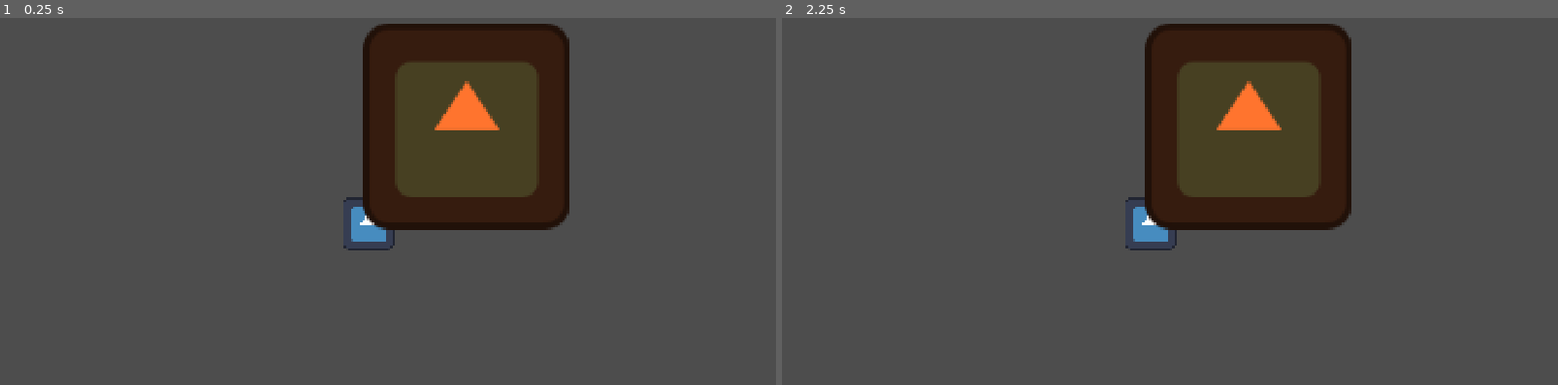
Above: before the commit, frames 1-2 (left to right).
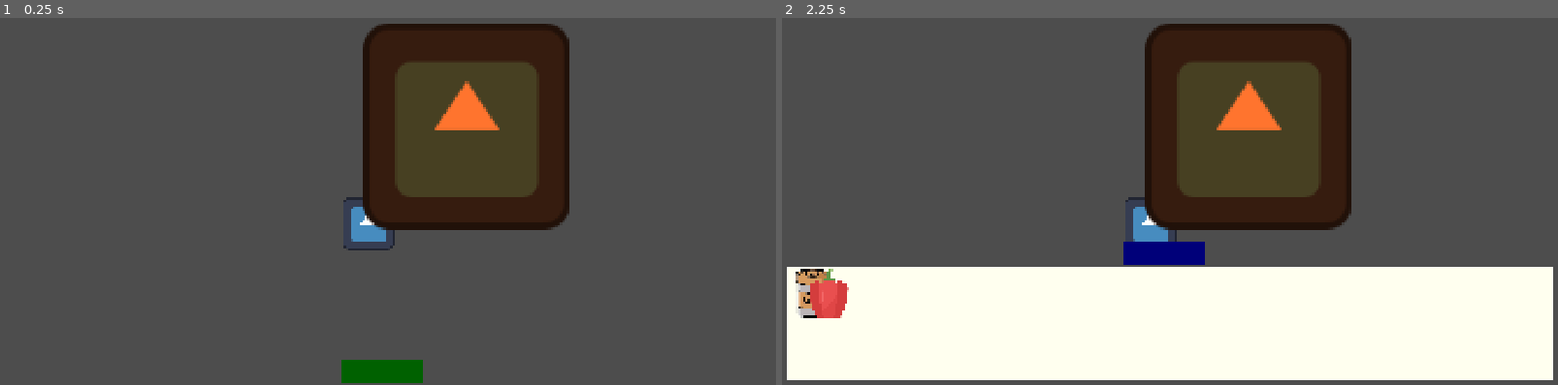
Above: after the commit, the same moments.

Repository: Zheltog/ghosty-gang
Game: Godot game, scene res://Scenes/Test/Dron/point_and_click_test.tscn
Same seed, same stepped clock (60 frames per second), same inputs: the game is played once before the commit and once after it. The project has no main scene, so this scene is started directly. The engine's default icon, where the game draws it, is replaced by a stand-in: a white triangle on a blue panel in a dark square.
Inputs (mouse positions are in pixels of both pictures, inside the frame that each line leads up to):
- Up to frame 1 (0.25 s): no input
- Up to frame 2 (2.25 s): click (1162, 370) at 0.52 s; click (1162, 252) at 1.27 s; click (1162, 370) at 2.02 s

The runs differ from the first frame. In frame 1, 0.7% of the frame differs, in the area x 44-55%, y 93-100%; in frame 2, 31%, in the area x 0-100%, y 60-99%.

Commit message:
inventory init

Diff:
--- /dev/null
+++ b/Assets/Test/InventoryHideButton.tres
@@ -0,0 +1,9 @@
+[gd_resource type="GradientTexture2D" format=3 uid="uid://bm04rhvd732q0"]
+
+[sub_resource type="Gradient" id="Gradient_280bj"]
+colors = PackedColorArray(0, 0, 0.4745098, 1, 0, 0, 0.4745098, 1)
+
+[resource]
+gradient = SubResource("Gradient_280bj")
+width = 200
+height = 60
--- /dev/null
+++ b/Assets/Test/InventoryShowButton.tres
@@ -0,0 +1,9 @@
+[gd_resource type="GradientTexture2D" format=3 uid="uid://b5qfv1jbyhoob"]
+
+[sub_resource type="Gradient" id="Gradient_4l3tf"]
+colors = PackedColorArray(0, 0.38039216, 0, 1, 0, 0.38039216, 0, 1)
+
+[resource]
+gradient = SubResource("Gradient_4l3tf")
+width = 200
+height = 60
--- /dev/null
+++ b/Files/_ObjectDescription/inventory_item.json
@@ -0,0 +1,8 @@
+{
+	"salt" : {
+		"equip_time" : 4.0
+	},
+	"pepper" : {
+		"equip_time" : 1.0
+	}
+}
--- /dev/null
+++ b/Scenes/PointAndClick/InventoryUI/Inventory.tscn
@@ -0,0 +1,94 @@
+[gd_scene format=3 uid="uid://17fxcbcv4a1n"]
+
+[ext_resource type="Script" uid="uid://bqfqdh5pakvhn" path="res://Scripts/UI/PointAndClickScenes/InventoryItemsHolder.gd" id="1_4l3tf"]
+[ext_resource type="PackedScene" uid="uid://k5wkjjopjdi" path="res://Scenes/PointAndClick/InventoryUI/InventoryItemUI.tscn" id="2_2m0xb"]
+[ext_resource type="Texture2D" uid="uid://b5qfv1jbyhoob" path="res://Assets/Test/InventoryShowButton.tres" id="3_2m0xb"]
+[ext_resource type="Texture2D" uid="uid://bm04rhvd732q0" path="res://Assets/Test/InventoryHideButton.tres" id="3_t5a8b"]
+
+[sub_resource type="Gradient" id="Gradient_t5a8b"]
+colors = PackedColorArray(1, 1, 0.9372549, 1, 1, 1, 0.9372549, 1)
+
+[sub_resource type="GradientTexture2D" id="GradientTexture2D_t5a8b"]
+gradient = SubResource("Gradient_t5a8b")
+width = 1900
+height = 280
+
+[node name="Inventory" type="Control" unique_id=1617643402]
+layout_mode = 3
+anchors_preset = 2
+anchor_top = 1.0
+anchor_bottom = 1.0
+grow_vertical = 0
+size_flags_horizontal = 4
+mouse_filter = 2
+
+[node name="InventoryHolder" type="Control" parent="." unique_id=334039717]
+layout_mode = 1
+anchors_preset = 2
+anchor_top = 1.0
+anchor_bottom = 1.0
+offset_right = 40.0
+offset_bottom = 40.0
+grow_vertical = 0
+mouse_filter = 2
+script = ExtResource("1_4l3tf")
+bring_up_diff = 295.0
+
+[node name="InventoryBackground" type="TextureRect" parent="InventoryHolder" unique_id=452587128]
+layout_mode = 0
+offset_left = 9.0
+offset_top = -291.0
+offset_right = 1909.0
+offset_bottom = -11.0
+texture = SubResource("GradientTexture2D_t5a8b")
+
+[node name="GridContainer" type="GridContainer" parent="InventoryHolder" unique_id=126769815]
+layout_mode = 1
+anchors_preset = 2
+anchor_top = 1.0
+anchor_bottom = 1.0
+offset_left = 14.0
+offset_top = -328.0
+offset_right = 1895.0
+offset_bottom = -56.0
+grow_vertical = 0
+theme_override_constants/h_separation = 40
+theme_override_constants/v_separation = 150
+columns = 12
+
+[node name="InventoryItemUI" parent="InventoryHolder/GridContainer" unique_id=443293946 instance=ExtResource("2_2m0xb")]
+layout_mode = 2
+
+[node name="InventoryItemUI2" parent="InventoryHolder/GridContainer" unique_id=1871315186 instance=ExtResource("2_2m0xb")]
+layout_mode = 2
+inventory_item_id = 1
+
+[node name="HideButton" type="TextureButton" parent="InventoryHolder" unique_id=647732782]
+layout_mode = 1
+anchors_preset = 7
+anchor_left = 0.5
+anchor_top = 1.0
+anchor_right = 0.5
+anchor_bottom = 1.0
+offset_left = 824.0
+offset_top = -399.0
+offset_right = 1024.0
+offset_bottom = -339.0
+grow_horizontal = 2
+grow_vertical = 0
+texture_normal = ExtResource("3_t5a8b")
+
+[node name="ShowButton" type="TextureButton" parent="InventoryHolder" unique_id=519884309]
+layout_mode = 1
+anchors_preset = 7
+anchor_left = 0.5
+anchor_top = 1.0
+anchor_right = 0.5
+anchor_bottom = 1.0
+offset_left = 824.0
+offset_top = -399.0
+offset_right = 1024.0
+offset_bottom = -339.0
+grow_horizontal = 2
+grow_vertical = 0
+texture_normal = ExtResource("3_2m0xb")
--- /dev/null
+++ b/Scenes/PointAndClick/InventoryUI/InventoryItemUI.tscn
@@ -0,0 +1,26 @@
+[gd_scene format=3 uid="uid://k5wkjjopjdi"]
+
+[ext_resource type="Script" uid="uid://bsvnbkxhpb7ho" path="res://Scripts/UI/PointAndClickScenes/InventoryItemUI.gd" id="2_pnx0w"]
+[ext_resource type="Texture2D" uid="uid://d0nohrlp5ulye" path="res://Assets/Sprites/InvenotyItems/salt.png" id="2_xnp35"]
+
+[node name="InventoryItemUI" type="Control" unique_id=443293946]
+layout_mode = 3
+anchors_preset = 15
+anchor_right = 1.0
+anchor_bottom = 1.0
+grow_horizontal = 2
+grow_vertical = 2
+script = ExtResource("2_pnx0w")
+
+[node name="Sprite" type="TextureRect" parent="." unique_id=699453235]
+layout_mode = 0
+scale = Vector2(0.35, 0.35)
+texture = ExtResource("2_xnp35")
+
+[node name="ProgressBar" type="ProgressBar" parent="." unique_id=305336394]
+layout_mode = 0
+offset_left = 14.0
+offset_top = -25.0
+offset_right = 114.0
+offset_bottom = -5.0
+show_percentage = false
--- a/Scenes/Test/Dron/point_and_click_test.tscn
+++ b/Scenes/Test/Dron/point_and_click_test.tscn
@@ -2,6 +2,7 @@
 
 [ext_resource type="Script" uid="uid://bytkgf4aqq3ro" path="res://Scripts/UI/PointAndClickScenes/SceneObjectsManager.gd" id="1_77u46"]
 [ext_resource type="PackedScene" uid="uid://dvnnea2fw2ndt" path="res://Scenes/PointAndClick/SceneItemUI.tscn" id="2_vdgpi"]
+[ext_resource type="PackedScene" uid="uid://17fxcbcv4a1n" path="res://Scenes/PointAndClick/InventoryUI/Inventory.tscn" id="3_ncwta"]
 
 [node name="PointAndClickTest" type="Node2D" unique_id=1554175718]
 
@@ -26,4 +27,8 @@
 [node name="CollisionPolygon2D" parent="SceneObjectManager/SceneItemUi2/Area2D" parent_id_path=PackedInt32Array(1302362898, 1221597601) index="0" unique_id=159129361]
 scale = Vector2(4, 4)
 
+[node name="Inventory" parent="." unique_id=1617643402 instance=ExtResource("3_ncwta")]
+offset_right = 1920.0
+offset_bottom = 1080.0
+
 [editable path="SceneObjectManager/SceneItemUi2"]
--- /dev/null
+++ b/Scripts/Objects/InventoryItems/Gen/InventoryItemPepper.gd
@@ -0,0 +1,8 @@
+class_name InventoryItemPepper
+extends InventoryItemBase
+
+func _init() -> void:
+	item = InventoryItemGenerator.INVENTORY_ITEM.PEPPER
+	equip_time = 1.0
+
+# SKIP GENERATION
--- a/Scripts/Objects/InventoryItems/Gen/InventoryItemSalt.gd
+++ b/Scripts/Objects/InventoryItems/Gen/InventoryItemSalt.gd
@@ -1,2 +1,8 @@
 class_name InventoryItemSalt
 extends InventoryItemBase
+
+func _init() -> void:
+	item = InventoryItemGenerator.INVENTORY_ITEM.SALT
+	equip_time = 4.0
+
+# SKIP GENERATION
--- /dev/null
+++ b/Scripts/Objects/InventoryItems/GenerateInventoryItems.gd
@@ -0,0 +1,171 @@
+@tool
+class_name GenerateInventoryItems
+extends EditorScript
+
+const JSON_PATH := "res://Files/_ObjectDescription/inventory_item.json"
+const GEN_DIR := "res://Scripts/Objects/InventoryItems/Gen"
+const GENERATOR_PATH := "res://Scripts/Objects/InventoryItems/InventoryItemGenerator.gd"
+const UI_GENERATOR_PATH := "res://Scripts/Objects/InventoryItems/InventoryItemUIGenerator.gd"
+const INVENTORY_ITEM_UI_UID := "uid://k5wkjjopjdi"
+const SKIP_MARKER := "# SKIP GENERATION"
+
+func _run() -> void:
+	var items := _load_inventory_items()
+	if items.is_empty():
+		printerr("GenerateInventoryItems: no inventory items loaded from ", JSON_PATH)
+		return
+
+	var abs_gen_dir := ProjectSettings.globalize_path(GEN_DIR)
+	DirAccess.make_dir_recursive_absolute(abs_gen_dir)
+
+	var ids: PackedStringArray = []
+	for id in items:
+		var item_id := str(id)
+		var data: Variant = items[id]
+		if typeof(data) != TYPE_DICTIONARY:
+			printerr("GenerateInventoryItems: skipping '", item_id, "' - expected a Dictionary")
+			continue
+		ids.append(item_id)
+		_write_item_script(item_id, data)
+
+	if ids.is_empty():
+		printerr("GenerateInventoryItems: no valid inventory items to generate")
+		return
+
+	_write_generator_script(ids)
+	_write_ui_generator_script()
+	EditorInterface.get_resource_filesystem().scan()
+	print("GenerateInventoryItems: generated ", ids.size(), " inventory item script(s)")
+
+
+func _load_inventory_items() -> Dictionary:
+	var file := FileAccess.open(JSON_PATH, FileAccess.READ)
+	if file == null:
+		printerr("GenerateInventoryItems: could not open ", JSON_PATH, " (", FileAccess.get_open_error(), ")")
+		return {}
+	var json := JSON.new()
+	var parse_result := json.parse(file.get_as_text())
+	if parse_result != OK:
+		printerr("GenerateInventoryItems: JSON parse error: ", json.get_error_message(), " at line ", json.get_error_line())
+		return {}
+	var data: Variant = json.get_data()
+	if typeof(data) != TYPE_DICTIONARY:
+		printerr("GenerateInventoryItems: root of ", JSON_PATH, " must be a Dictionary")
+		return {}
+	return data
+
+
+func _write_item_script(item_id: String, data: Dictionary) -> void:
+	var class_name_str := "InventoryItem" + _to_pascal_case(item_id)
+	var path := GEN_DIR.path_join(class_name_str + ".gd")
+	var lines: PackedStringArray = [
+		"class_name %s" % class_name_str,
+		"extends InventoryItemBase",
+		"",
+		"func _init() -> void:",
+	]
+	lines.append_array(_init_assignments(item_id, data))
+	_write_generated(path, "\n".join(lines) + "\n")
+
+
+func _init_assignments(item_id: String, data: Dictionary) -> PackedStringArray:
+	var lines: PackedStringArray = [
+		"\titem = InventoryItemGenerator.INVENTORY_ITEM.%s" % _to_enum_name(item_id),
+	]
+	if data.has("equip_time"):
+		lines.append("\tequip_time = %s" % _gdscript_literal(data["equip_time"]))
+	return lines
+
+
+func _write_generator_script(ids: PackedStringArray) -> void:
+	var enum_lines: PackedStringArray = []
+	var match_lines: PackedStringArray = []
+	for i in ids.size():
+		var enum_name := _to_enum_name(ids[i])
+		var class_name_str := "InventoryItem" + _to_pascal_case(ids[i])
+		var comma := "," if i < ids.size() - 1 else ""
+		enum_lines.append("\t%s%s" % [enum_name, comma])
+		match_lines.append("\t\tINVENTORY_ITEM.%s:" % enum_name)
+		match_lines.append("\t\t\treturn %s.new()" % class_name_str)
+	var generated := "\n".join([
+		"class_name InventoryItemGenerator",
+		"extends Object",
+		"",
+		"enum INVENTORY_ITEM {",
+		"\n".join(enum_lines),
+		"}",
+		"",
+		"static func generate(item : INVENTORY_ITEM) -> InventoryItemBase:",
+		"\tmatch item:",
+		"\n".join(match_lines),
+		"\t",
+		"\tprinterr(\"GENERATED UNSOPORTED INVENTORY ITEM\")",
+		"\treturn InventoryItemBase.new()",
+	]) + "\n"
+	_write_generated(GENERATOR_PATH, generated)
+
+
+func _write_ui_generator_script() -> void:
+	var generated := "\n".join([
+		"class_name InventoryItemUIGenerator",
+		"extends Object",
+		"",
+		"const INVENTORY_ITEM_UI = preload(\"%s\")" % INVENTORY_ITEM_UI_UID,
+		"",
+		"func generate(item : InventoryItemGenerator.INVENTORY_ITEM) -> InventoryItemUI:",
+		"\tvar item_ui = INVENTORY_ITEM_UI.instantiate() as InventoryItemUI",
+		"\titem_ui.inventory_item_id = item",
+		"\treturn item_ui",
+	]) + "\n"
+	_write_generated(UI_GENERATOR_PATH, generated)
+
+
+func _write_generated(path: String, generated: String) -> void:
+	var body := generated.rstrip("\n") + "\n\n" + SKIP_MARKER
+	var custom_tail := _read_custom_tail(path)
+	var contents := body + custom_tail
+	if not contents.ends_with("\n"):
+		contents += "\n"
+	var file := FileAccess.open(path, FileAccess.WRITE)
+	if file == null:
+		printerr("GenerateInventoryItems: could not write ", path, " (", FileAccess.get_open_error(), ")")
+		return
+	file.store_string(contents)
+
+
+func _read_custom_tail(path: String) -> String:
+	if not FileAccess.file_exists(path):
+		return ""
+	var file := FileAccess.open(path, FileAccess.READ)
+	if file == null:
+		return ""
+	var content := file.get_as_text()
+	var idx := content.find(SKIP_MARKER)
+	if idx < 0:
+		return ""
+	return content.substr(idx + SKIP_MARKER.length())
+
+
+func _to_enum_name(id: String) -> String:
+	return id.to_upper()
+
+
+func _to_pascal_case(id: String) -> String:
+	var result := ""
+	for part in id.split("_"):
+		if part.is_empty():
+			continue
+		result += part.substr(0, 1).to_upper() + part.substr(1)
+	return result
+
+
+func _gdscript_literal(value: Variant) -> String:
+	match typeof(value):
+		TYPE_BOOL:
+			return "true" if value else "false"
+		TYPE_STRING:
+			return JSON.stringify(value)
+		TYPE_INT, TYPE_FLOAT:
+			return str(value)
+		_:
+			return JSON.stringify(value)
--- a/Scripts/Objects/InventoryItems/InventoryItemBase.gd
+++ b/Scripts/Objects/InventoryItems/InventoryItemBase.gd
@@ -2,3 +2,5 @@
 extends Object
 
 var item : InventoryItemGenerator.INVENTORY_ITEM
+
+var equip_time : float = 0.0
--- a/Scripts/Objects/InventoryItems/InventoryItemGenerator.gd
+++ b/Scripts/Objects/InventoryItems/InventoryItemGenerator.gd
@@ -5,3 +5,15 @@
 	SALT,
 	PEPPER
 }
+
+static func generate(item : INVENTORY_ITEM) -> InventoryItemBase:
+	match item:
+		INVENTORY_ITEM.SALT:
+			return InventoryItemSalt.new()
+		INVENTORY_ITEM.PEPPER:
+			return InventoryItemPepper.new()
+
+	printerr("GENERATED UNSOPORTED INVENTORY ITEM")
+	return InventoryItemBase.new()
+
+# SKIP GENERATION
--- a/Scripts/Objects/InventoryItems/InventoryItemUIGenerator.gd
+++ b/Scripts/Objects/InventoryItems/InventoryItemUIGenerator.gd
@@ -1,2 +1,11 @@
 class_name InventoryItemUIGenerator
 extends Object
+
+const INVENTORY_ITEM_UI = preload("uid://k5wkjjopjdi")
+
+func generate(item : InventoryItemGenerator.INVENTORY_ITEM) -> InventoryItemUI:
+	var item_ui = INVENTORY_ITEM_UI.instantiate() as InventoryItemUI
+	item_ui.inventory_item_id = item
+	return item_ui
+
+# SKIP GENERATION
--- a/Scripts/UI/MouseUI.gd
+++ b/Scripts/UI/MouseUI.gd
@@ -12,8 +12,9 @@
 }
 
 func _ready() -> void:
+	pass
 	# TODO: move somewhere else?
-	set_mouse_icon(MOUSE_ICON.CURSOR)
+	#set_mouse_icon(MOUSE_ICON.CURSOR)
 
 func set_mouse_icon(icon : MOUSE_ICON) -> void:
 	match icon:
--- /dev/null
+++ b/Scripts/UI/PointAndClickScenes/InventoryItemUI.gd
@@ -0,0 +1,55 @@
+class_name InventoryItemUI
+extends Control
+
+@onready var progress_bar: ProgressBar = $ProgressBar
+@onready var sprite: TextureRect = $Sprite
+
+@export var inventory_item_id : InventoryItemGenerator.INVENTORY_ITEM
+var _inventory_item : InventoryItemBase
+var _holder : InventoryItemsHolder
+var _equip_process : float = 0.0
+
+func set_holder(holder : InventoryItemsHolder) -> void:
+	_holder = holder
+
+func generate_texture_path() -> String:
+	var item_name = InventoryItemGenerator.INVENTORY_ITEM.find_key(inventory_item_id)
+	if item_name == null:
+		printerr("item name not set wjen generating texture path")
+		return ""
+	return "res://Assets/Sprites/InvenotyItems/%s.png" % str(item_name).to_lower()
+
+func _ready() -> void:
+	sprite.texture = load(generate_texture_path())
+	sprite.mouse_entered.connect(_on_mouse_entered)
+	sprite.mouse_exited.connect(_on_mouse_exited)
+	_inventory_item = InventoryItemGenerator.generate(inventory_item_id)
+
+func _process(delta: float) -> void:
+	if _highlited() and Input.is_mouse_button_pressed(MOUSE_BUTTON_LEFT):
+		_equip_process += delta
+	else:
+		_equip_process = 0.0
+
+	if _equip_process >= delta:
+		_holder.select_item(self)
+
+	_update_progress_bar()
+
+func _update_progress_bar() -> void:
+	progress_bar.visible = _highlited()
+	progress_bar.value = progress_bar.max_value * _equip_process / _inventory_item.equip_time
+
+func _highlited() -> bool:
+	return _holder.highlighted_item() == self
+
+func _selected() -> bool:
+	return _holder.selected_item == self
+
+
+func _on_mouse_entered() -> void:
+	print(InventoryItemGenerator.INVENTORY_ITEM.find_key(inventory_item_id))
+	_holder.highlight_item(self)
+
+func _on_mouse_exited() -> void:
+	_holder.unhighlight_item(self)
--- /dev/null
+++ b/Scripts/UI/PointAndClickScenes/InventoryItemsHolder.gd
@@ -0,0 +1,51 @@
+class_name InventoryItemsHolder
+extends Control
+
+@export var bring_up_diff : float = 280.0
+
+@onready var grid_container: GridContainer = $GridContainer
+@onready var hide_button: TextureButton = $HideButton
+@onready var show_button: TextureButton = $ShowButton
+
+var _highlighted_items : Array[InventoryItemUI]
+var processing_item : InventoryItemUI
+var selected_item : InventoryItemUI
+
+func _ready() -> void:
+	bring_down()
+	hide_button.button_down.connect(bring_down)
+	show_button.button_down.connect(bring_up)
+	for child in grid_container.get_children():
+		if child is InventoryItemUI:
+			child.set_holder(self)
+
+func highlight_item(item : InventoryItemUI) -> void:
+	_highlighted_items.append(item)
+
+func unhighlight_item(item : InventoryItemUI) -> void:
+	_highlighted_items.erase(item)
+
+func highlighted_item() -> InventoryItemUI:
+	if _highlighted_items.size() > 0:
+		return _highlighted_items[0]
+	return null
+
+func start_processing_item(item : InventoryItemUI) -> void:
+	processing_item = item
+
+func select_item(item : InventoryItemUI) -> void:
+	selected_item = item
+	#TODO: display the item somehow, affect the dialog
+
+func check_highligh() -> void:
+	pass
+
+func bring_up() -> void:
+	hide_button.visible = true
+	show_button.visible = false
+	position.y -= bring_up_diff
+
+func bring_down() -> void:
+	hide_button.visible = false
+	show_button.visible = true
+	position.y += bring_up_diff
--- a/project.godot
+++ b/project.godot
@@ -17,6 +17,7 @@
 [autoload]
 
 MouseUi="*uid://jk4psmlp7wuh"
+InventoryItemUiGenerator="*uid://ekauefq2hmqp"
 
 [display]
 
Binary file added: Assets/Sprites/InvenotyItems/pepper.png
Not shown, added: Assets/Sprites/InvenotyItems/pepper.png.import
Binary file added: Assets/Sprites/InvenotyItems/salt.png
Not shown, added: Assets/Sprites/InvenotyItems/salt.png.import
Not shown, added: Scripts/Objects/InventoryItems/Gen/InventoryItemPepper.gd.uid
Not shown, added: Scripts/Objects/InventoryItems/GenerateInventoryItems.gd.uid
Not shown, added: Scripts/UI/PointAndClickScenes/InventoryItemUI.gd.uid
Not shown, added: Scripts/UI/PointAndClickScenes/InventoryItemsHolder.gd.uid
